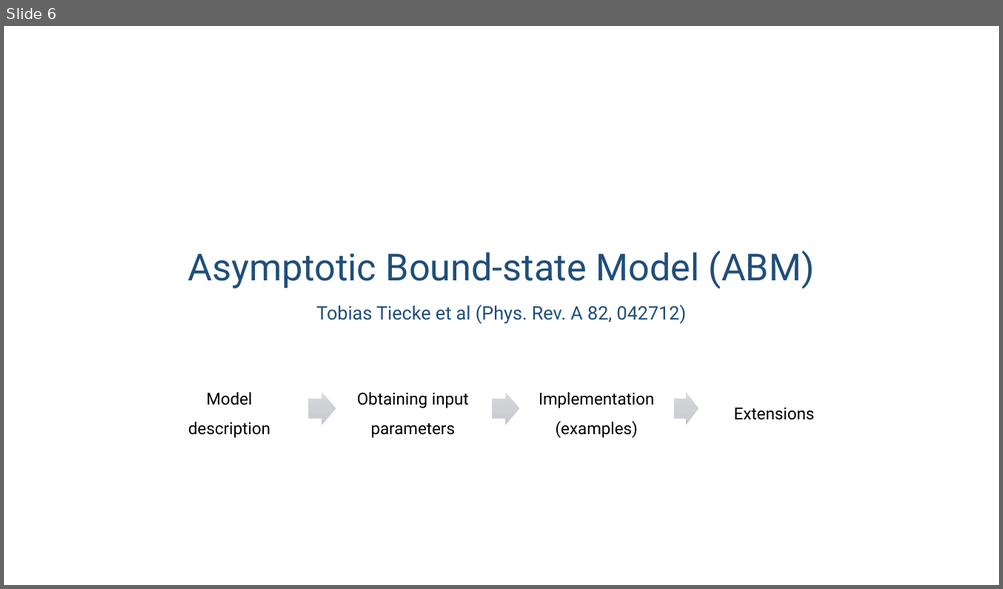
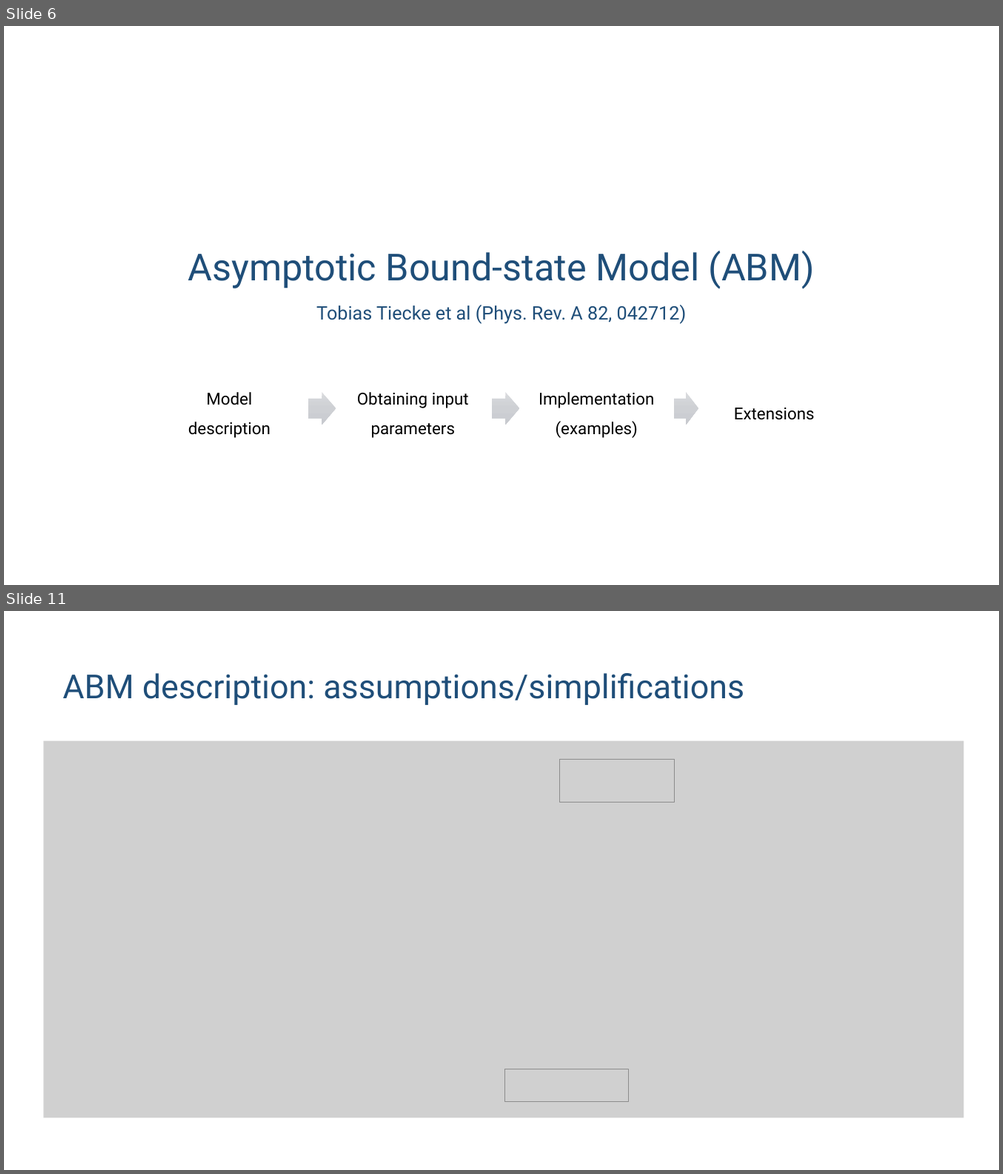
Before and after one commit to huanium/huanium, a slide deck: MIT_PhD/ZGS/ZGS-Sep-01-2023/BUI_ZGS_2023_Sep_01.pptx. Shown one above the other, each under a label of ours: slide 6 before the commit, slides 6 and 11 after it; the slides between them are not shown. The pictures are 1003x589 and 1003x1174 pixels, drawn with LibreOffice and Linux fonts; fonts in the diff are those of the drawing; grey boxes stand for pictures. Boxes give left, top, right and bottom in pixels: in the first picture for what was removed or moved away, otherwise in the second. Text is boxed around its words. In the diff, an @@ line names an element or a change of style, - is before the commit and + after.

```diff
--- a/MIT_PhD/ZGS/ZGS-Sep-01-2023/BUI_ZGS_2023_Sep_01.pptx
+++ b/MIT_PhD/ZGS/ZGS-Sep-01-2023/BUI_ZGS_2023_Sep_01.pptx
@@ slide 11 added at (4, 611, 999, 1170), background #FFFFFF @@
@@ title added at (62, 673, 744, 705), 32 pt, text #1F4E79 @@
+ABM description: assumptions/simplifications
@@ picture added at (43, 741, 964, 1119) @@
@@ picture added at (559, 760, 674, 803) @@
@@ picture added at (505, 1070, 629, 1102) @@
```
Also in this commit, not shown: 4 slides changed, 4 other slides added, 1 slide removed.
